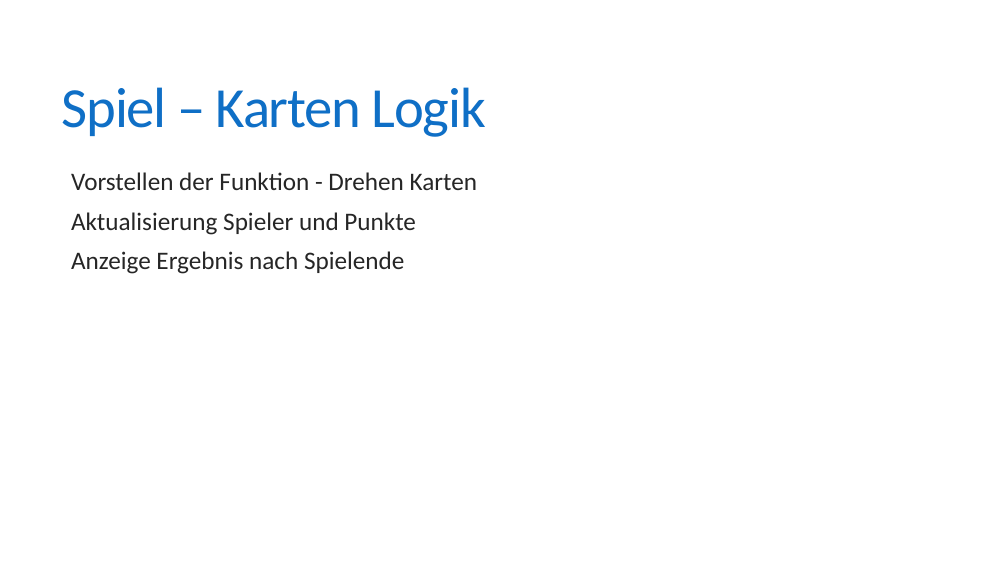
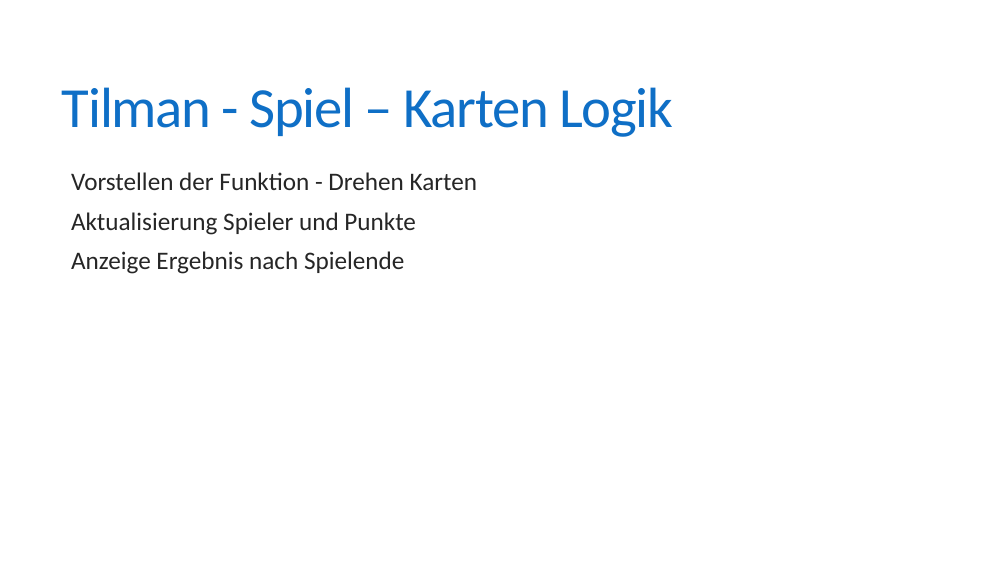
Before and after one commit to fborrmann/memory_game, a slide deck: slide 9 of Memory.pptx (slide 8 before the commit). Drawn at 1008x567 pixels with LibreOffice and Linux fonts; fonts in the diff are those of the drawing. Boxes give left, top, right and bottom in pixels: in the first picture for what was removed or moved away, otherwise in the second. Text is boxed around its words. In the diff, an @@ line names an element or a change of style, - is before the commit and + after.

```diff
--- a/Memory.pptx
+++ b/Memory.pptx
@@ title at (62, 87, 673, 137): text changed @@
-Spiel – Karten Logik
+Tilman - Spiel – Karten Logik
```
Also in this commit, not shown: 3 other slides changed, 2 other files.
